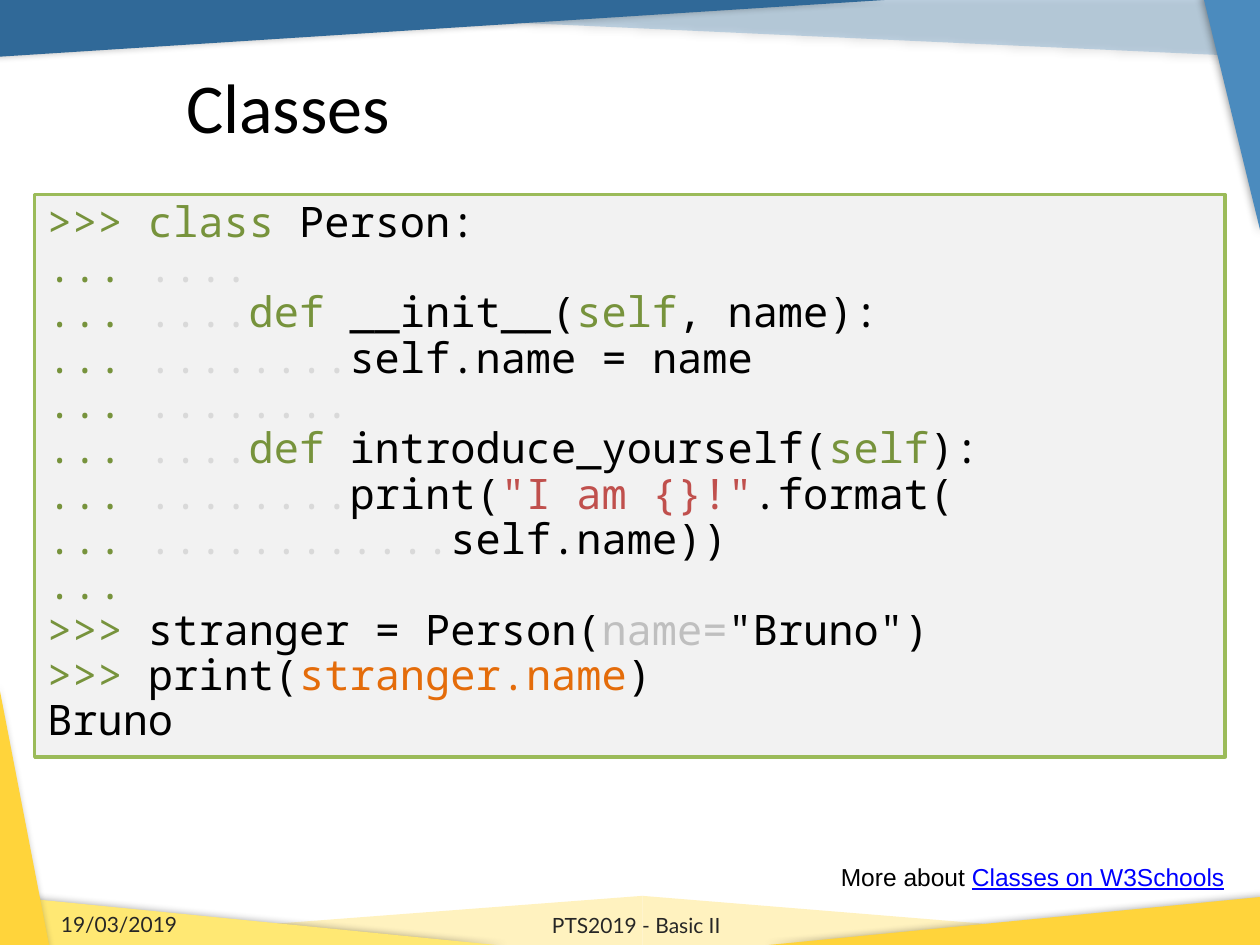
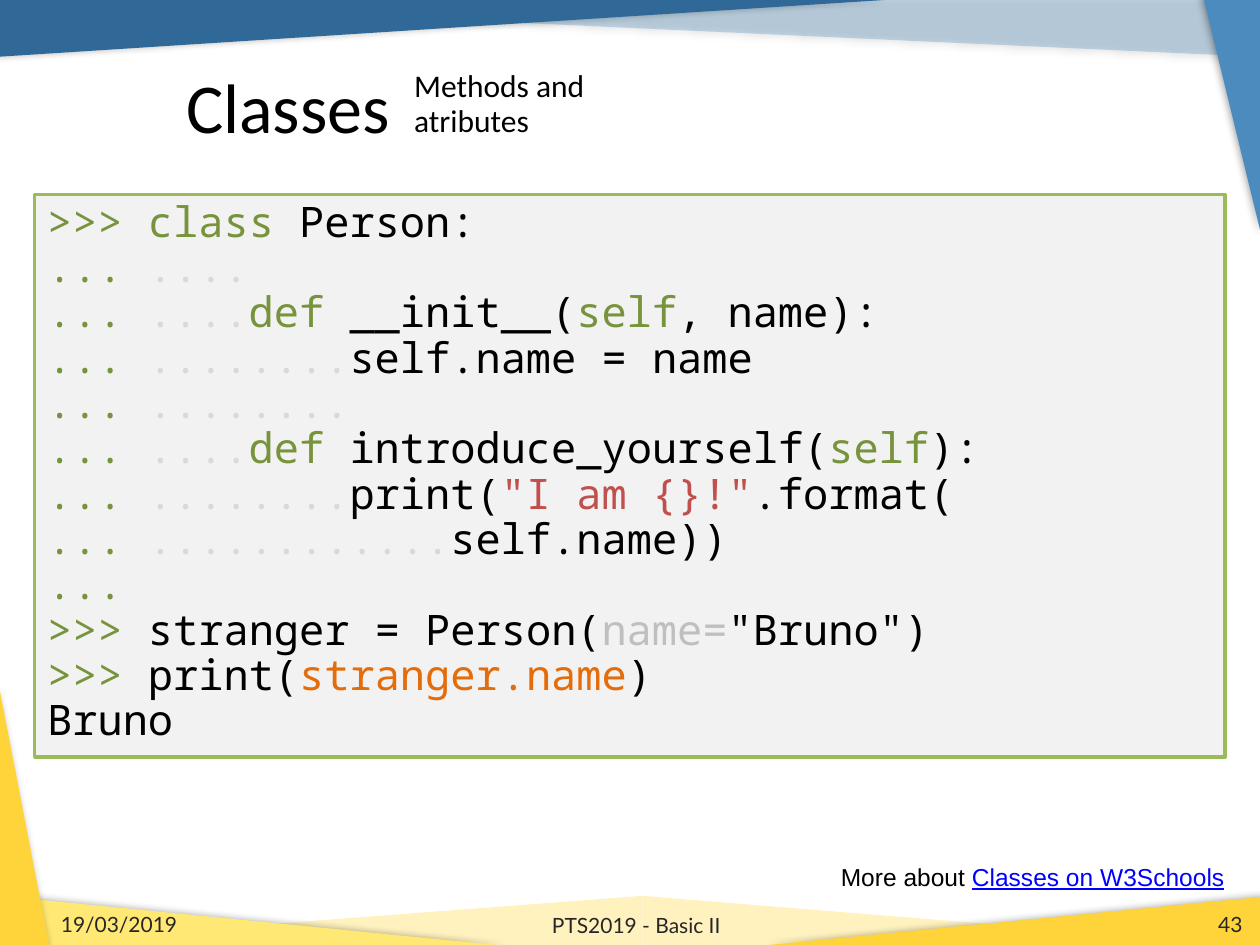
Before and after one commit to b1quint/Python-Tutorial-Series, a slide deck: slide 43 of Presentations/PTS2019_Basics_II.pptx (slide 40 before the commit). Drawn at 1260x945 pixels with LibreOffice and Linux fonts; fonts in the diff are those of the drawing; background and template pictures are left out. Boxes give left, top, right and bottom in pixels: in the first picture for what was removed or moved away, otherwise in the second. Text is boxed around its words. In the diff, an @@ line names an element or a change of style, - is before the commit and + after.

```diff
--- a/Presentations/PTS2019_Basics_II.pptx
+++ b/Presentations/PTS2019_Basics_II.pptx
@@ text added at (x1=414, y1=75, x2=584, y2=133), 18 pt, text #000000 @@
+Methods and
+atributes
@@ page number added at (x1=1218, y1=917, x2=1242, y2=932), 12 pt, text #262626 @@
+43
```
Also in this commit, not shown: 43 other slides changed, 10 slides added, 1 other file.
